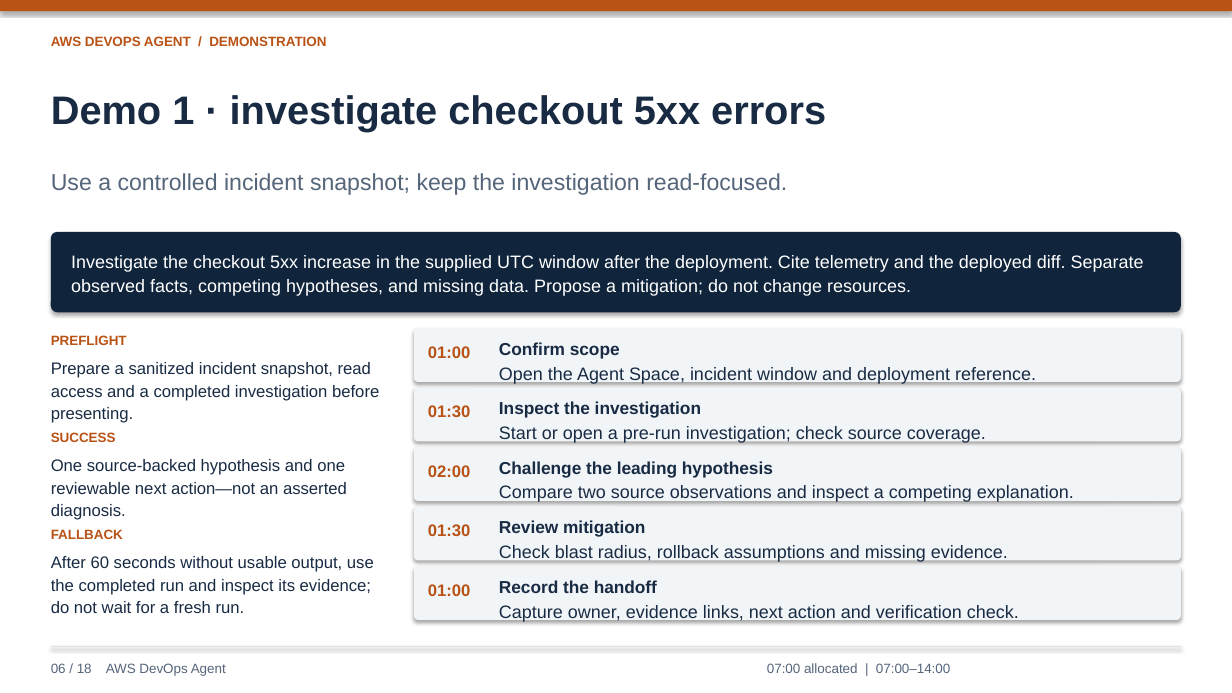
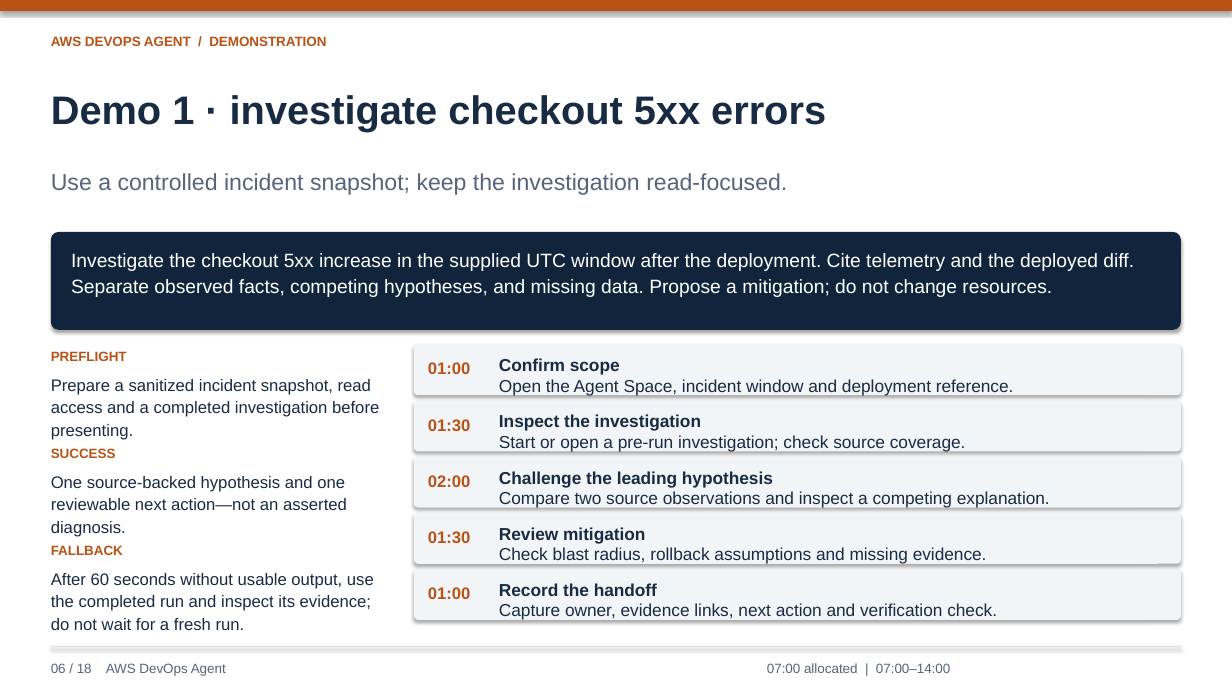
Before and after one commit to lyrel-dev/frontier-agents, a slide deck: slide 6 of presentations/aws-devops-agent-presentation.pptx. Drawn at 1232x693 pixels with LibreOffice and Linux fonts; fonts in the diff are those of the drawing. Boxes give left, top, right and bottom in pixels: in the first picture for what was removed or moved away, otherwise in the second. Text is boxed around its words. In the diff, an @@ line names an element or a change of style, - is before the commit and + after.

```diff
--- a/presentations/aws-devops-agent-presentation.pptx
+++ b/presentations/aws-devops-agent-presentation.pptx
@@ rounded rectangle: place and size @@
-rounded rectangle at [51, 232, 1181, 312]
+rounded rectangle at [51, 232, 1181, 330]
@@ text "Investigate the checkout 5xx increase ..." at [71, 253, 1134, 297]: size 14 to 15 pt @@
@@ 10 texts, 2 rounded rectangles: place and size @@
-10 texts, 2 rounded rectangles at [51, 328, 1181, 613]
+10 texts, 2 rounded rectangles at [51, 345, 1181, 630]
@@ size 14 to 13.5 pt in 5 elements at [499, 603, 997, 620], [499, 547, 987, 564], [499, 491, 1050, 508], [499, 435, 966, 452], [499, 379, 1014, 395] @@
@@ text "Open the Agent Space, incident ...": place and size @@
-text "Open the Agent Space, incident ..." at [499, 367, 1036, 384]
+text "Open the Agent Space, incident ..." at [499, 379, 1014, 395]
@@ text "Start or open a pre-run ...": place and size @@
-text "Start or open a pre-run ..." at [499, 426, 986, 443]
+text "Start or open a pre-run ..." at [499, 435, 966, 452]
@@ 2 texts, 1 rounded rectangle: place and size @@
-2 texts, 1 rounded rectangle at [414, 447, 1181, 501]
+2 texts, 1 rounded rectangle at [414, 457, 1181, 508]
@@ 2 texts, 1 rounded rectangle: place and size @@
-2 texts, 1 rounded rectangle at [414, 506, 1181, 560]
+2 texts, 1 rounded rectangle at [414, 513, 1181, 564]
```
Also in this commit, not shown: 1 other slide changed.
